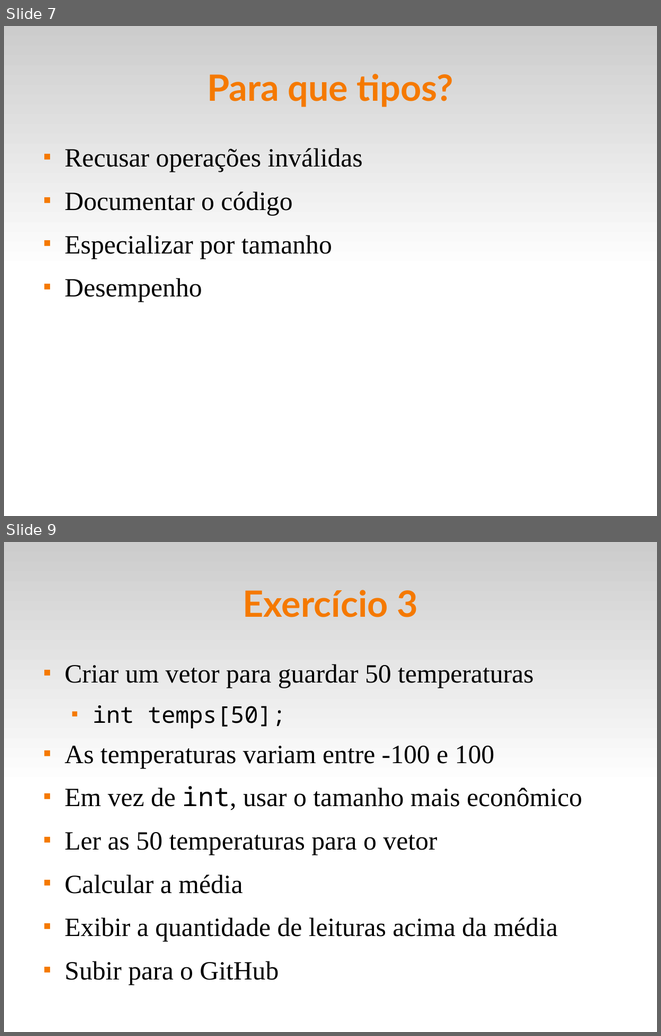
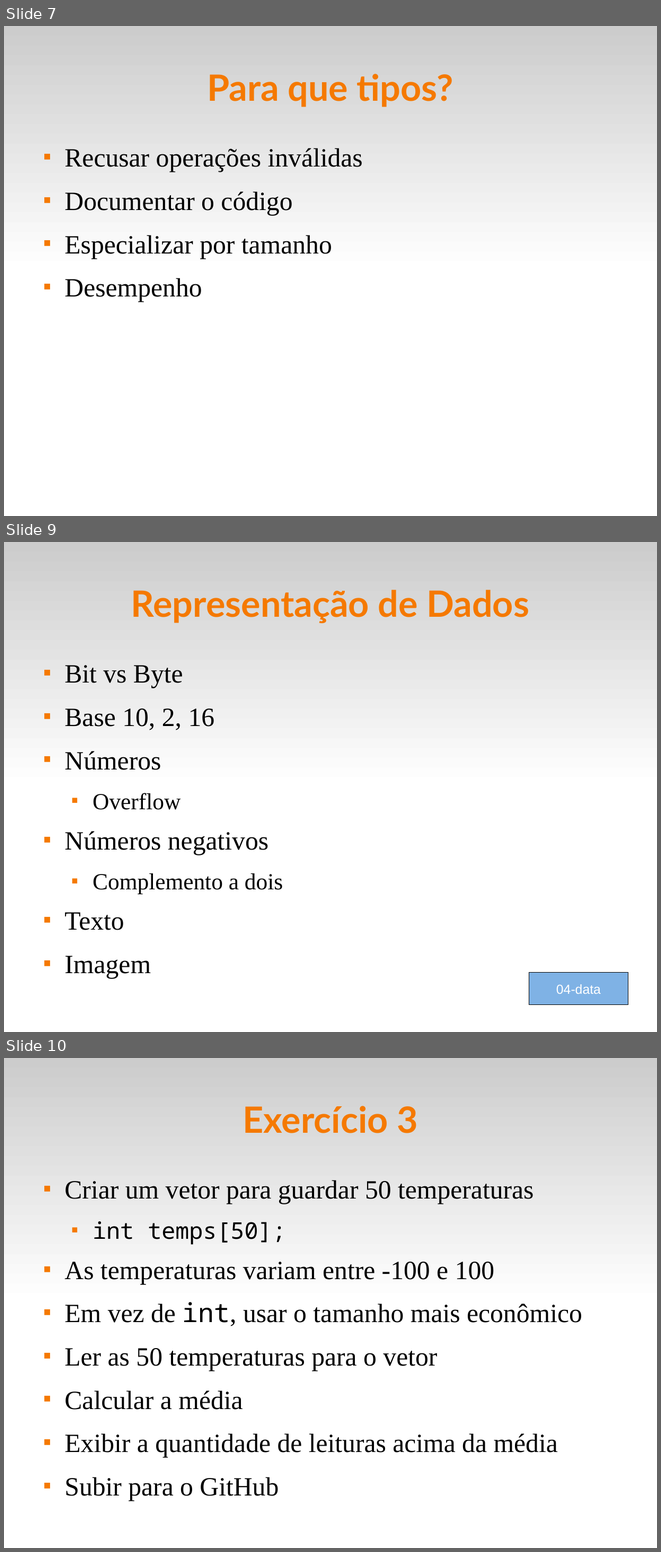
Before and after one commit to fsantanna-uerj/LP1, a slide deck: Slides/lp1-03-tipos.odp. Shown one above the other, each under a label of ours: slides 7 and 9 before the commit, slides 7, 9 and 10 after it; the slides between them are not shown. The pictures are 661x1036 and 661x1552 pixels, drawn with LibreOffice and Linux fonts; fonts in the diff are those of the drawing. Boxes give left, top, right and bottom in pixels: in the first picture for what was removed or moved away, otherwise in the second. Text is boxed around its words. In the diff, an @@ line names an element or a change of style, - is before the commit and + after.

```diff
--- a/Slides/lp1-03-tipos.odp
+++ b/Slides/lp1-03-tipos.odp
@@ slide 9 added at (4, 542, 657, 1032), background #FFFFFF; not listed: 1 template element that a slide beside it also shows @@
@@ title added at (131, 590, 529, 623), 44 pt, text #F57900, bold @@
+Representação de Dados
@@ text added at (64, 665, 283, 978), 32 pt, text #000000 @@
+■ Bit vs Byte
+■ Base 10, 2, 16
+■ Números
+  ■ Overflow
+■ Números negativos
+  ■ Complemento a dois
+■ Texto
+■ Imagem
@@ rectangle added at (529, 972, 628, 1004), fill #0066CC at 50% opacity, outline #000000 0 pt, 16 pt, text #FFFFFF @@
+04-data
@@ what was slide 9 is now slide 10 @@
```
Also in this commit, not shown: 1 slide changed, 4 other files.
